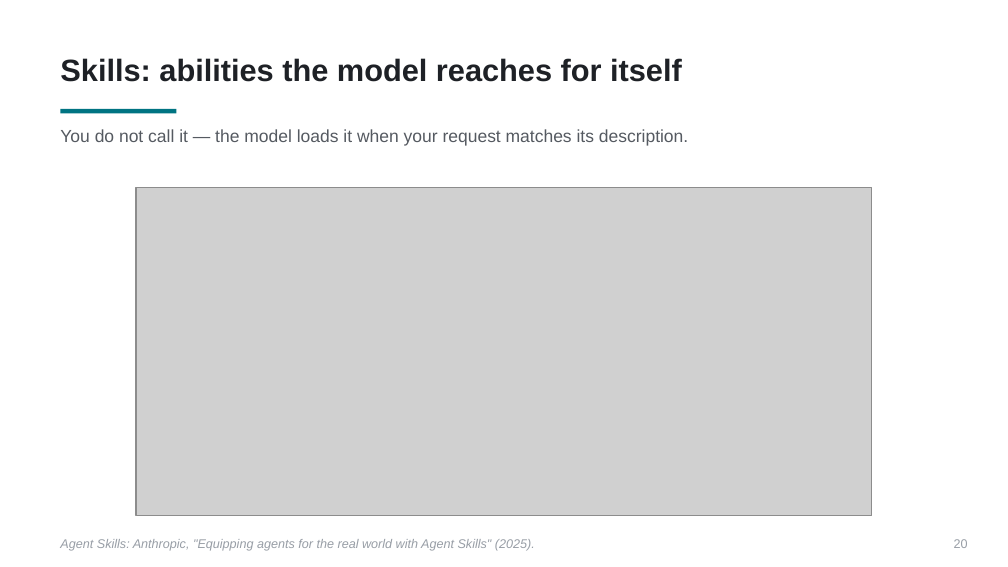
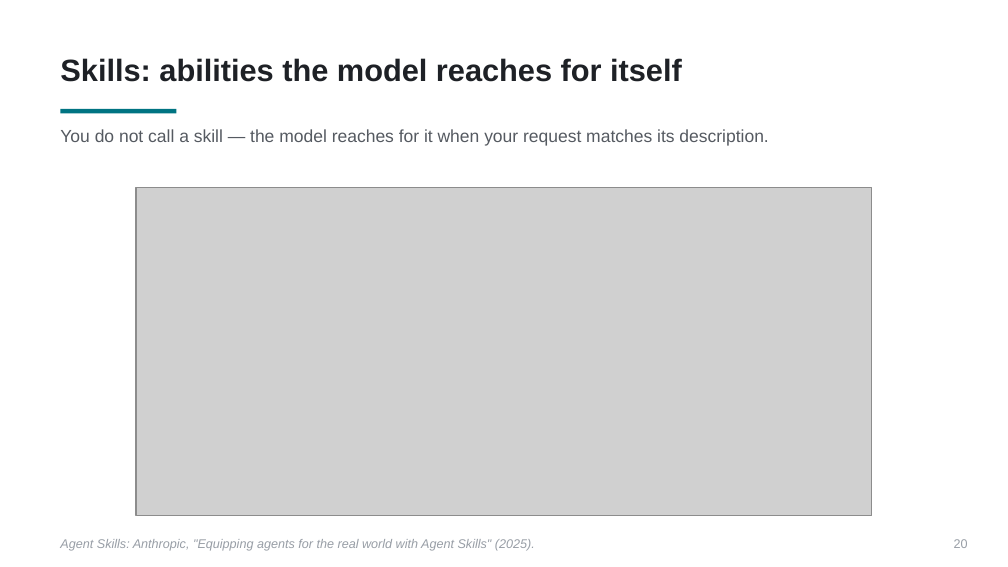
Before and after one commit to PursuitOfDataScience/uchicago-workshops, a slide deck: slide 20 of claude-code-tutorial/claude-code-tutorial.pptx. Drawn at 1008x567 pixels with LibreOffice and Linux fonts; fonts in the diff are those of the drawing; grey boxes stand for pictures. Boxes give left, top, right and bottom in pixels: in the first picture for what was removed or moved away, otherwise in the second. Text is boxed around its words. In the diff, an @@ line names an element or a change of style, - is before the commit and + after.

```diff
--- a/claude-code-tutorial/claude-code-tutorial.pptx
+++ b/claude-code-tutorial/claude-code-tutorial.pptx
@@ text at box(60, 129, 768, 146): text changed @@
-You do not call it — the model loads it when your request matches its description.
+You do not call a skill — the model reaches for it when your request matches its description.
```
Also in this commit, not shown: 17 other slides changed, 21 other files.
